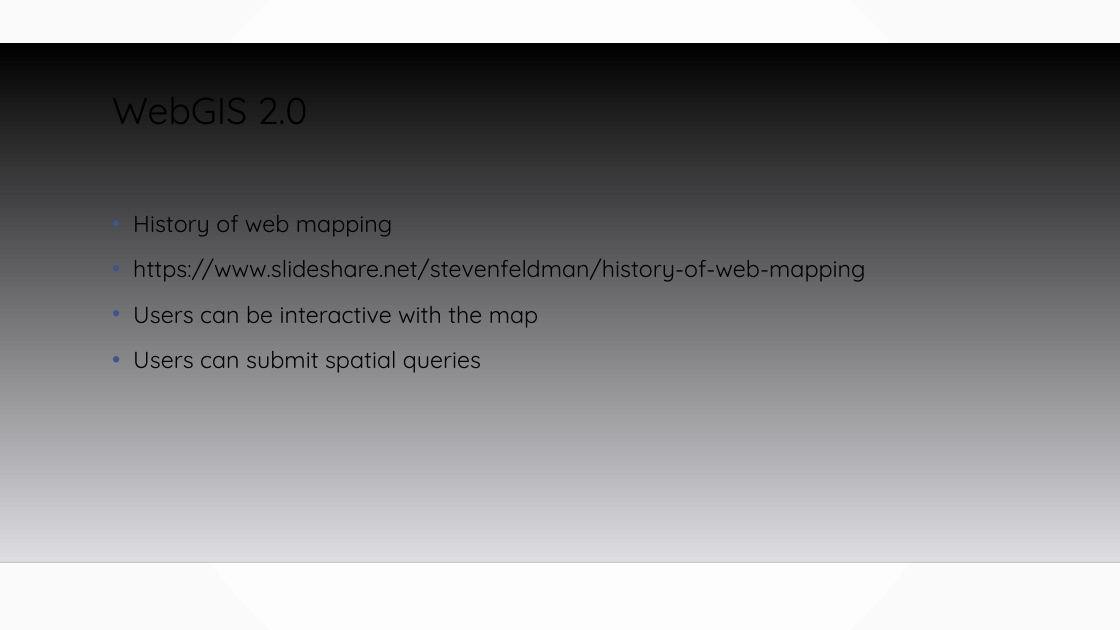
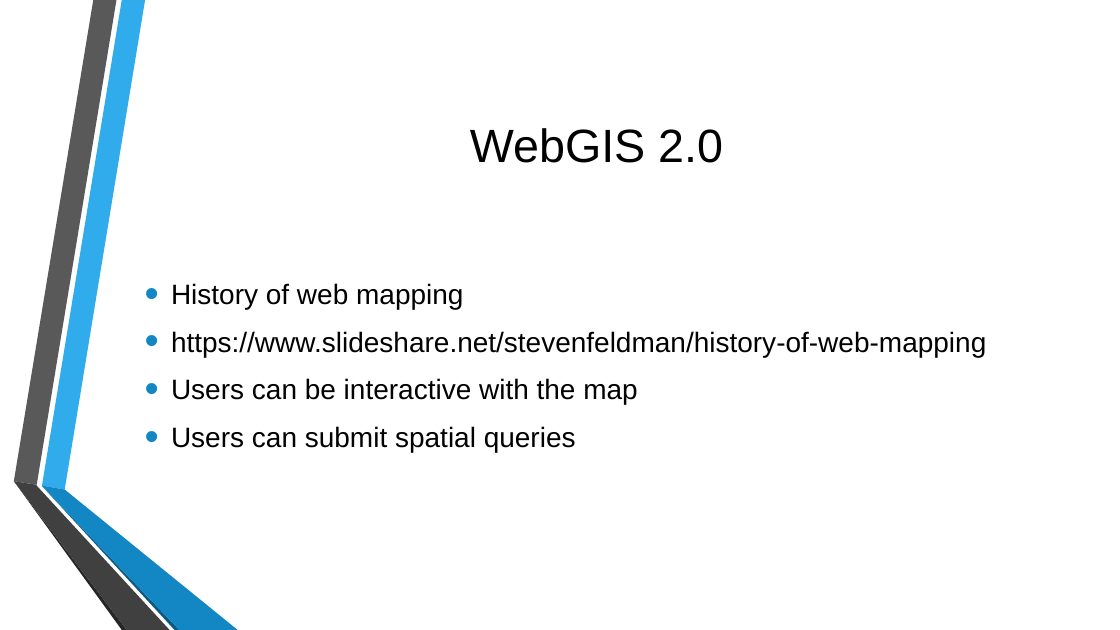
Before and after one commit to MGIS-UMN/GIS5577_week10, a slide deck: slide 6 of WebMapping_Backend.odp. Drawn at 1120x630 pixels with LibreOffice and Linux fonts; fonts in the diff are those of the drawing; background and template pictures are left out. Boxes give left, top, right and bottom in pixels: in the first picture for what was removed or moved away, otherwise in the second. Text is boxed around its words. In the diff, an @@ line names an element or a change of style, - is before the commit and + after.

```diff
--- a/WebMapping_Backend.odp
+++ b/WebMapping_Backend.odp
@@ background gradient #FFFFFF to #FAFAFA to picture (left out) @@
@@ freeform shape removed at (0,43,1120,562) @@
@@ title "WebGIS 2.0": place and size @@
-title "WebGIS 2.0" at (112,80,307,135)
+title "WebGIS 2.0" at (470,128,723,163)
@@ title "WebGIS 2.0" at (470,128,723,163): size 32 to 40 pt, font Quicksand to Arial; alignment left to centre; line spacing 0.9 to 1; vertical alignment top to middle @@
@@ text "History of web mapping": place and size @@
-text "History of web mapping" at (133,215,865,373)
+text "History of web mapping" at (171,283,986,452)
@@ text "History of web mapping" at (171,283,986,452): size 20 to 24 pt, font Quicksand to Arial; indent changed; line spacing 1.2 to 1; more space between paragraphs; bullet colour #415588 to #1287C3; vertical alignment top to middle @@
@@ group added at (13,0,238,630): 6 freeform shapes @@
@@ line removed from (0, 562) to (1120, 562) @@
```
Also in this commit, not shown: 12 other slides changed, 1 other file.
